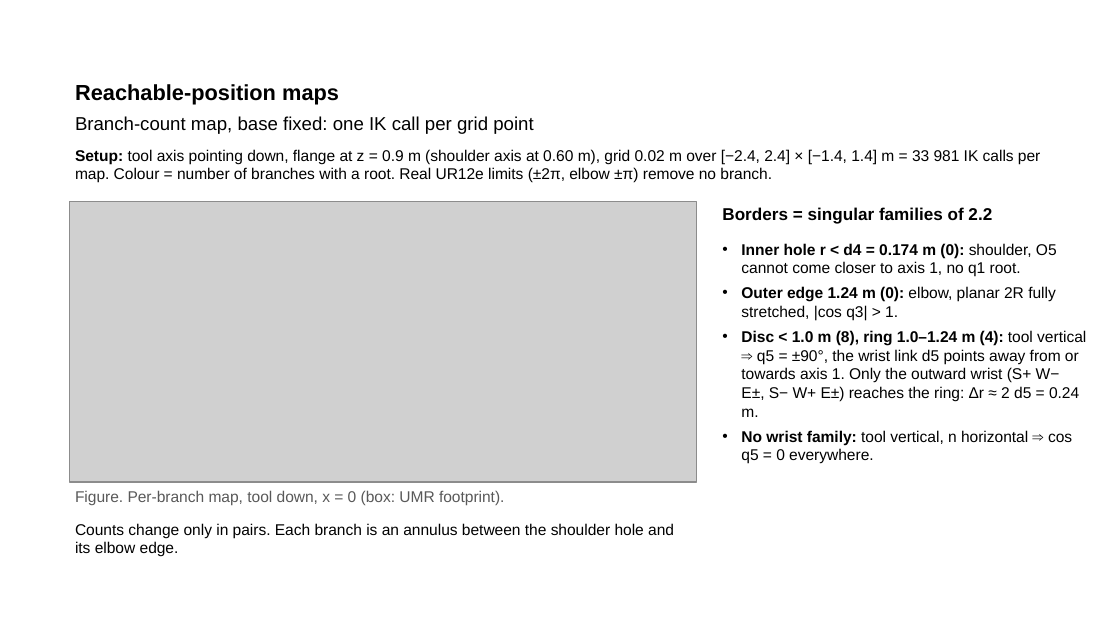
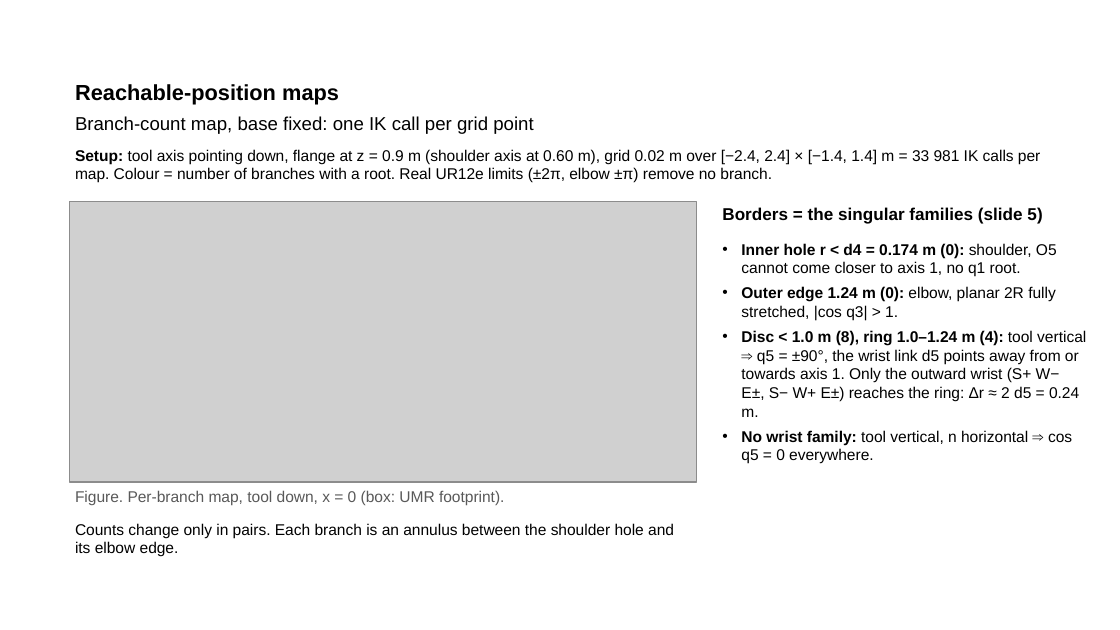
Before and after one commit to wenqian157/p6r_planner, a slide deck: slide 9 of results/presentation/P6R_presentation_complete.pptx. Drawn at 1120x630 pixels with LibreOffice and Linux fonts; fonts in the diff are those of the drawing; grey boxes stand for pictures. Boxes give left, top, right and bottom in pixels: in the first picture for what was removed or moved away, otherwise in the second. Text is boxed around its words. In the diff, an @@ line names an element or a change of style, - is before the commit and + after.

```diff
--- a/results/presentation/P6R_presentation_complete.pptx
+++ b/results/presentation/P6R_presentation_complete.pptx
@@ text at bbox=[722, 207, 1042, 224]: text changed @@
-Borders = singular families of 2.2
+Borders = the singular families (slide 5)
```
Also in this commit, not shown: 2 other slides changed.
